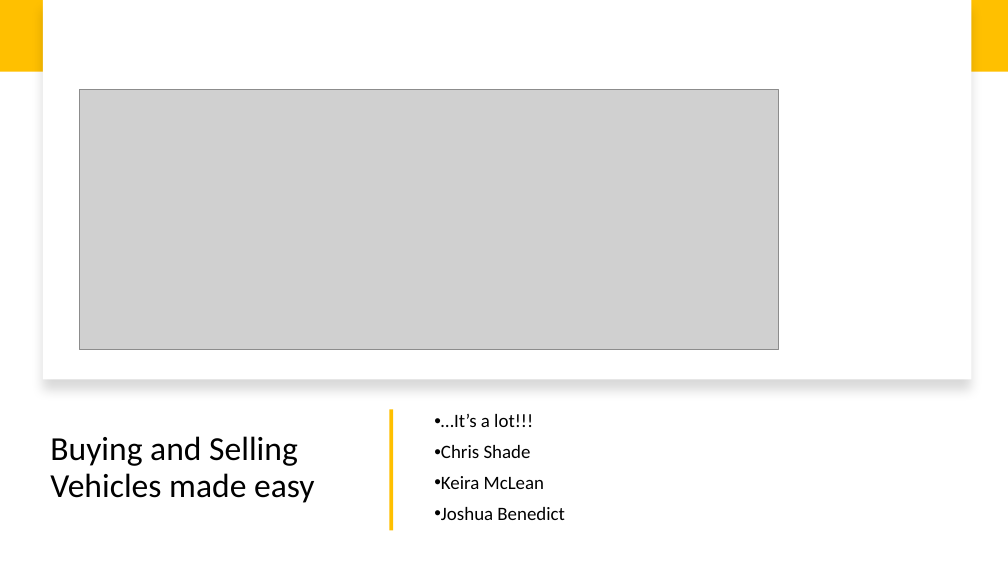
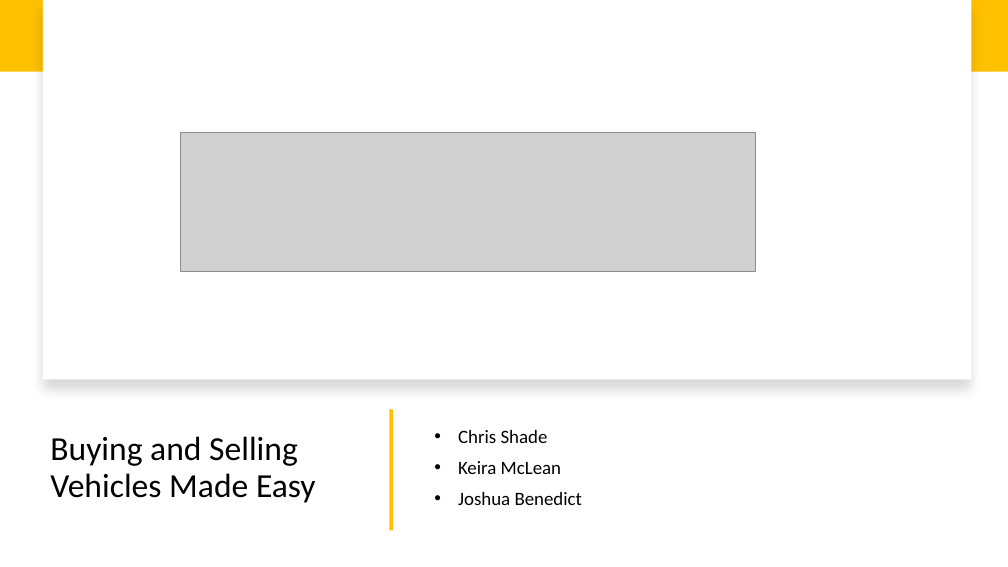
Before and after one commit to keira-mclean/capstone-cjk-be, a slide deck: slide 1 of Capstone3_CJK.pptx. Drawn at 1008x567 pixels with LibreOffice and Linux fonts; fonts in the diff are those of the drawing; grey boxes stand for pictures. Boxes give left, top, right and bottom in pixels: in the first picture for what was removed or moved away, otherwise in the second. Text is boxed around its words. In the diff, an @@ line names an element or a change of style, - is before the commit and + after.

```diff
--- a/Capstone3_CJK.pptx
+++ b/Capstone3_CJK.pptx
@@ picture removed at (79, 89, 779, 350) @@
@@ picture added at (181, 133, 755, 272) @@
@@ subtitle "Chris Shade" at (458, 430, 583, 505): indent changed @@
@@ subtitle at (441, 414, 533, 427): paragraph removed @@
-• …It’s a lot!!!
@@ title at (50, 436, 316, 503): text changed @@
-Buying and Selling Vehicles made easy
+Buying and Selling Vehicles Made Easy
```
Also in this commit, not shown: 2 other slides changed, 1 slide added.
